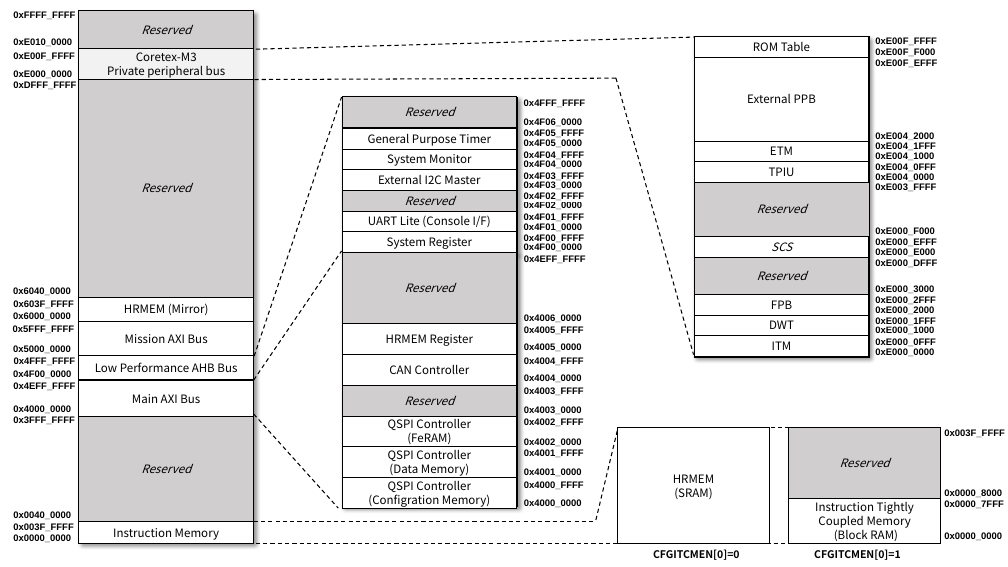
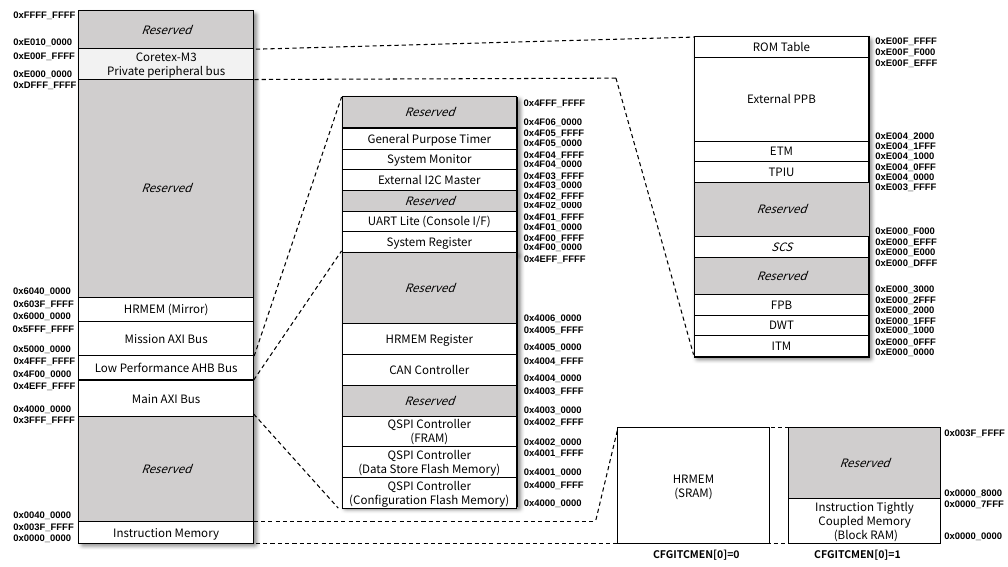
Before and after one commit to spacecubics/scobc-fpga-technical-reference-manual, a slide deck: slide 1 of images/fpga_reg_spec.pptx. Drawn at 1008x567 pixels with LibreOffice and Linux fonts; fonts in the diff are those of the drawing. Boxes give left, top, right and bottom in pixels: in the first picture for what was removed or moved away, otherwise in the second. Text is boxed around its words. In the diff, an @@ line names an element or a change of style, - is before the commit and + after.

Commit message:
Flash Memory、FRAMの呼び方を統一
Configuration Memory -> Configuration Flash Memory
Data Memory -> Data Store Flash Memory
FeRAM -> FRAM

特に、Configuration Memoryという呼び方は、Xilinxでは FPGA内部の回路情
報を格納する Block RAMを指すため使用しない

```diff
--- a/images/fpga_reg_spec.pptx
+++ b/images/fpga_reg_spec.pptx
@@ text in rectangle at box(410, 432, 448, 444): text changed @@
-(FeRAM)
+(FRAM)
@@ text in rectangle at box(358, 463, 500, 476): text changed @@
-(Data Memory)
+(Data Store Flash Memory)
@@ text in rectangle at box(349, 494, 509, 507): text changed @@
-(Configration Memory)
+(Configuration Flash Memory)
```
Also in this commit, not shown: 4 other files.
